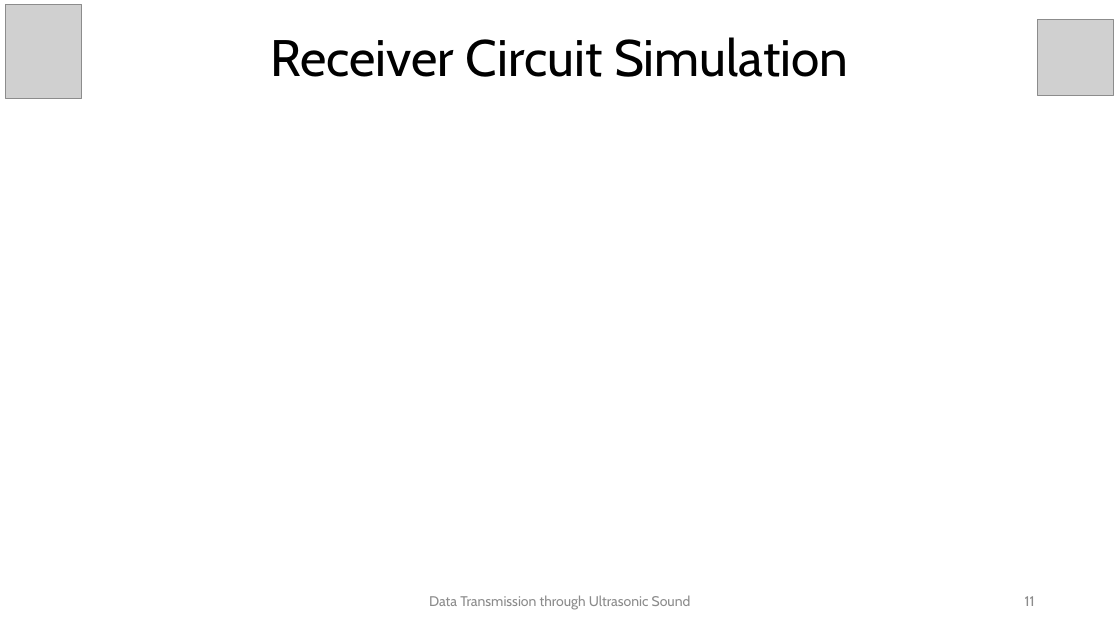
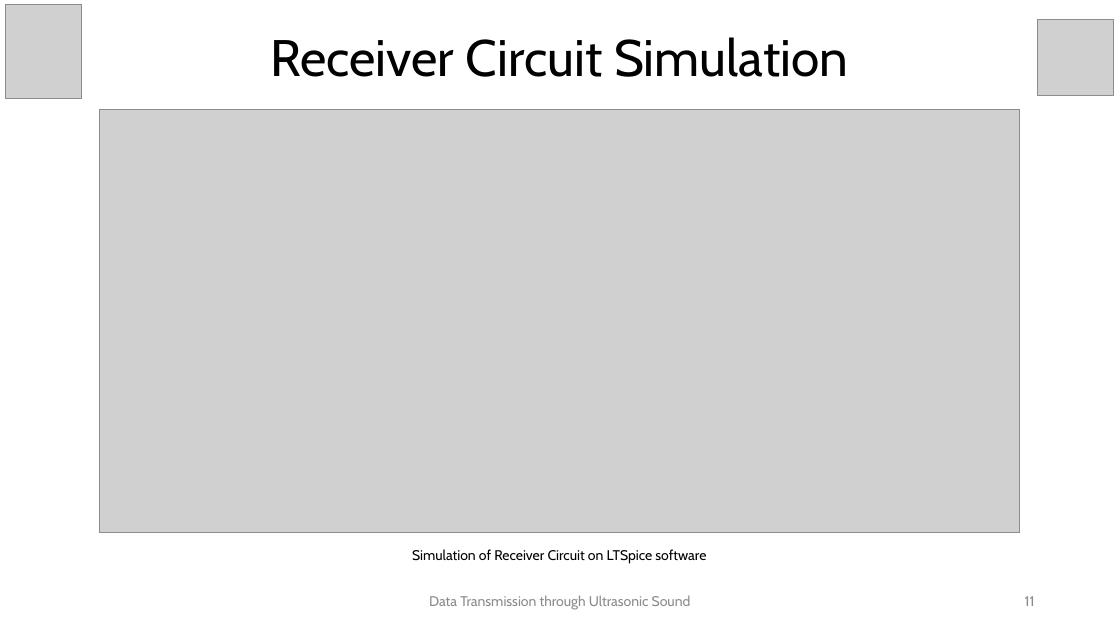
Before and after one commit to karthik-k-bhat/Ultrasonic-Data-Transfer, a slide deck: slide 11 of PESU_E&C_4th_Sem_data_transfer_with_ultrasonic v2.pptx. Drawn at 1120x630 pixels with LibreOffice and Linux fonts; fonts in the diff are those of the drawing; grey boxes stand for pictures. Boxes give left, top, right and bottom in pixels: in the first picture for what was removed or moved away, otherwise in the second. Text is boxed around its words. In the diff, an @@ line names an element or a change of style, - is before the commit and + after.

Commit message:
Circuit simulations done

```diff
--- a/PESU_E&C_4th_Sem_data_transfer_with_ultrasonic v2.pptx
+++ b/PESU_E&C_4th_Sem_data_transfer_with_ultrasonic v2.pptx
@@ picture added at (99, 109, 1019, 533) @@
@@ text added at (412, 549, 706, 564), 12 pt, text #000000 @@
+Simulation of Receiver Circuit on LTSpice software
```
Also in this commit, not shown: 9 other slides changed, 4 other files.
